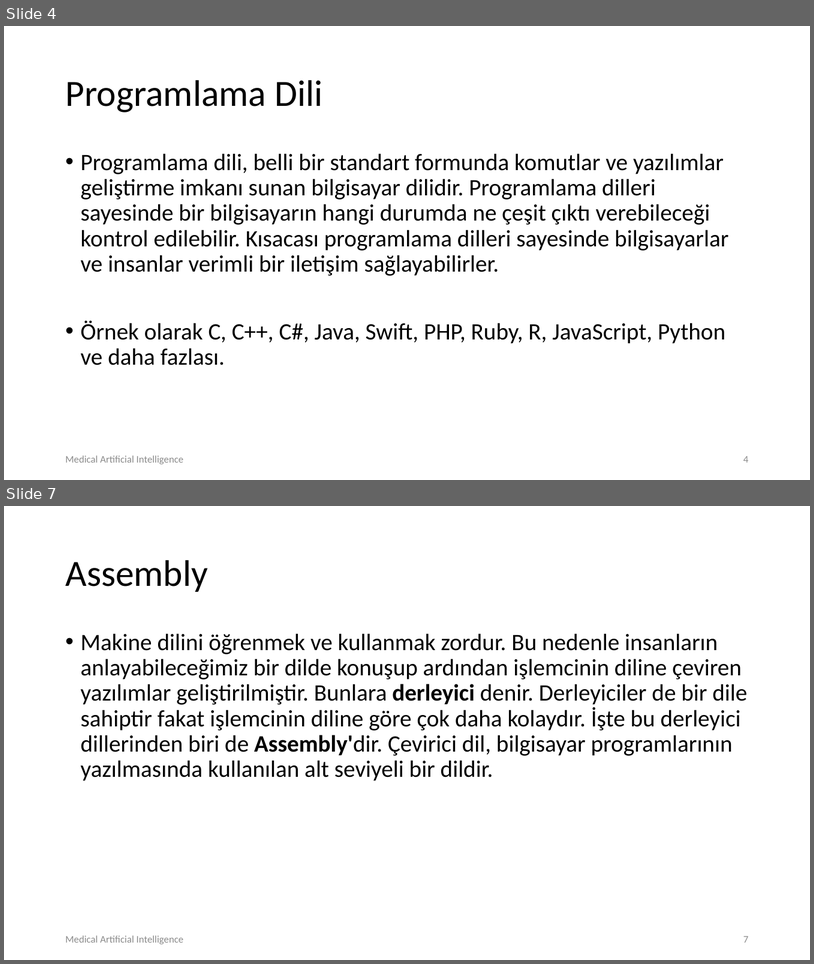
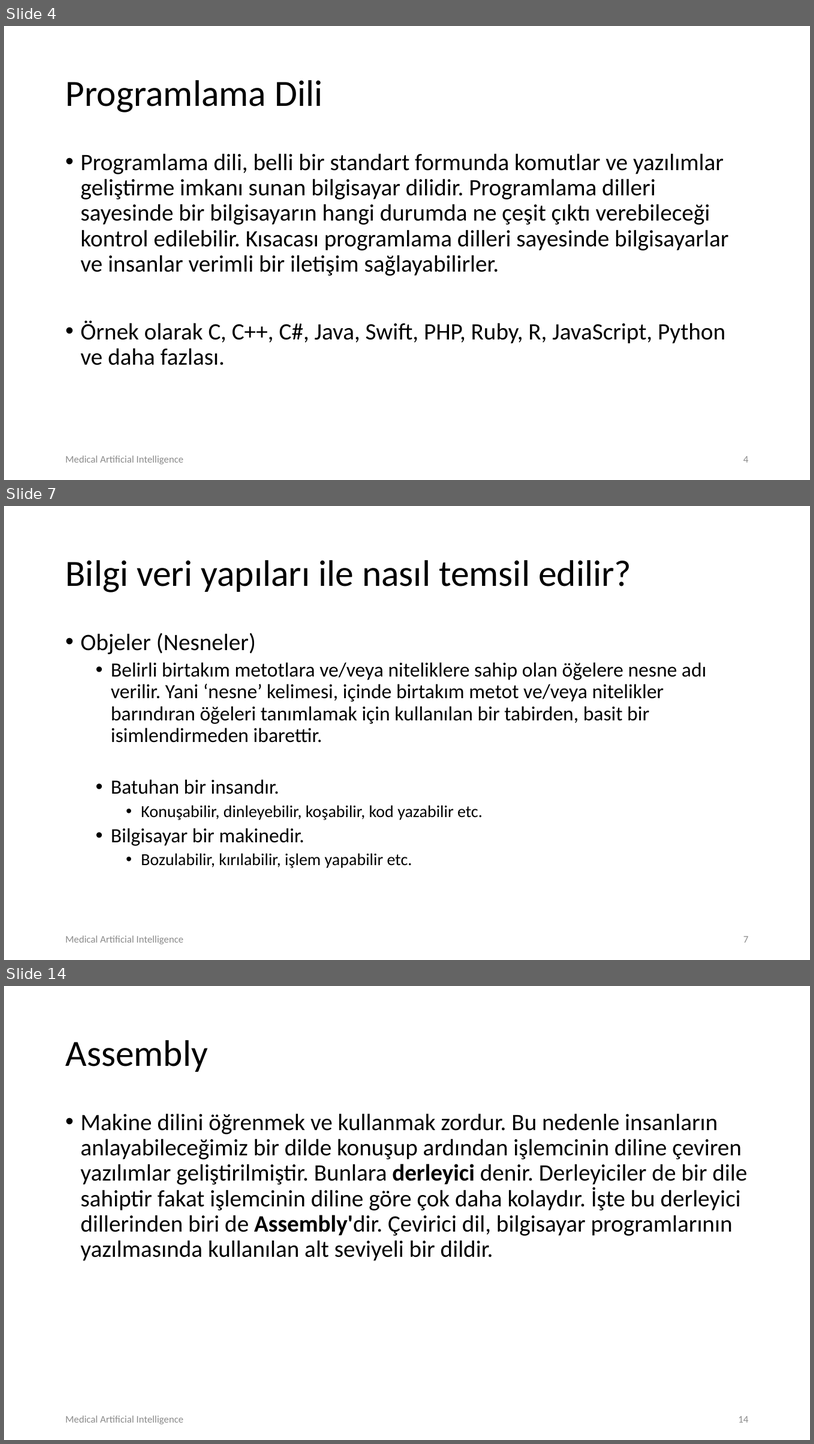
Before and after one commit to MAIClub/maiWorkshops19, a slide deck: Introduction to Python /lec01.pptx. Shown one above the other, each under a label of ours: slides 4 and 7 before the commit, slides 4, 7 and 14 after it; the slides between them are not shown. The pictures are 814x964 and 814x1444 pixels, drawn with LibreOffice and Linux fonts; fonts in the diff are those of the drawing; background and template pictures are left out. Boxes give left, top, right and bottom in pixels: in the first picture for what was removed or moved away, otherwise in the second. Text is boxed around its words. In the diff, an @@ line names an element or a change of style, - is before the commit and + after.

```diff
--- a/Introduction to Python /lec01.pptx
+++ b/Introduction to Python /lec01.pptx
@@ slide 7 added at [4, 506, 810, 960], background #FFFFFF @@
@@ title added at [65, 560, 632, 592], 44 pt, text #000000 @@
+Bilgi veri yapıları ile nasıl temsil edilir?
@@ text added at [81, 633, 707, 868], 24 pt, text #000000 @@
+• Objeler (Nesneler)
+  • Belirli birtakım metotlara ve/veya niteliklere sahip olan öğelere nesne adı verilir. Yani ‘nesne’ kelimesi, içinde birtakım metot ve/veya nitelikler barındıran öğeleri tanımlamak için kullanılan bir tabirden, basit bir isimlendirmeden ibarettir.
+  • Batuhan bir insandır.
+    • Konuşabilir, dinleyebilir, koşabilir, kod yazabilir etc.
+  • Bilgisayar bir makinedir.
+    • Bozulabilir, kırılabilir, işlem yapabilir etc.
@@ text added at [65, 935, 184, 944], 12 pt, text #8C8C8C @@
+Medical Artificial Intelligence
@@ page number added at [744, 936, 749, 942], 12 pt, text #8C8C8C @@
+7
@@ what was slide 7 is now slide 14 @@
@@ page number at [738, 1416, 749, 1422]: text changed @@
-7
+14
```
Also in this commit, not shown: 3 slides changed, 6 other slides added.
